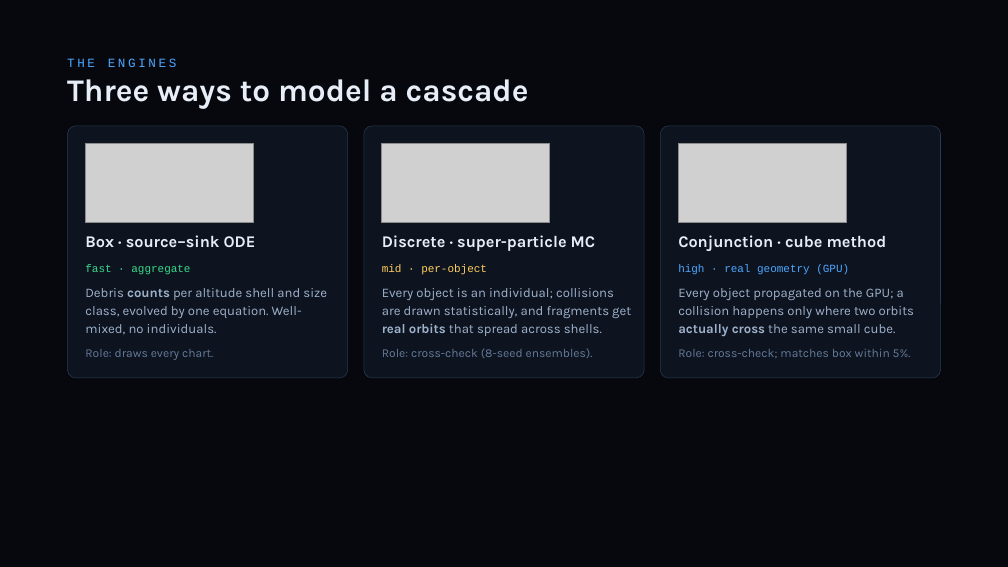
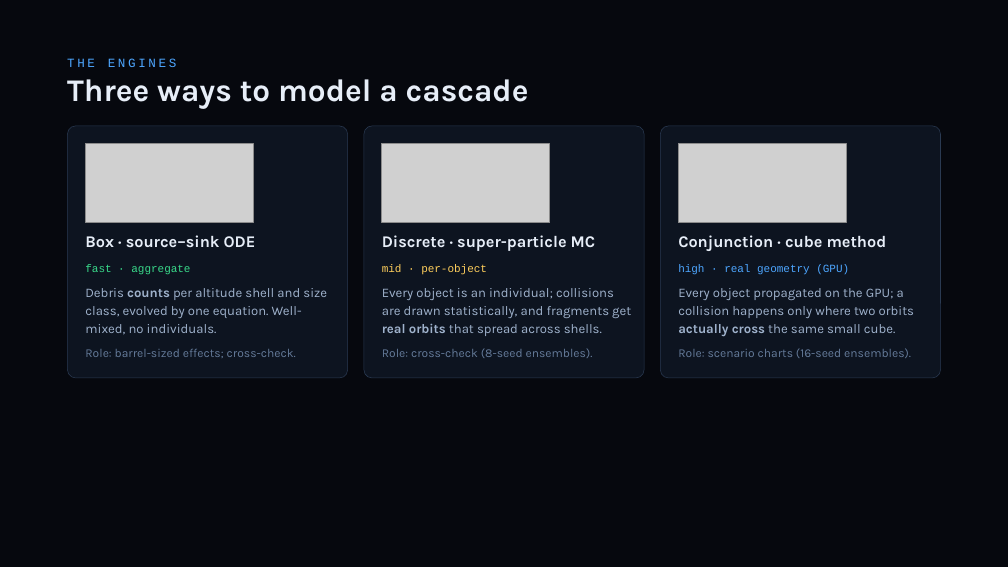
Before and after one commit to TimKadyrov/DebrisCascade, a slide deck: slide 7 of Barrel of Nails — Kessler Study.pptx. Drawn at 1008x567 pixels with LibreOffice and Linux fonts; fonts in the diff are those of the drawing; grey boxes stand for pictures. Boxes give left, top, right and bottom in pixels: in the first picture for what was removed or moved away, otherwise in the second. Text is boxed around its words. In the diff, an @@ line names an element or a change of style, - is before the commit and + after.

Commit message:
Deck on the cube engine; 2006 NASA benchmark panel
- Scenario numbers from 16-seed cube ensembles: nothing added x1.19,
  50/yr x2.6, 200/yr x18, 500/yr x59 (working satellites x4.6), operators
  quit ~yr 27 then x2.8, removal ~10/yr (~2 without explosions, ~60 with
  50/yr). Barrel-sized effects stay on the box model: ceiling +25%,
  90-230 barrels double the 1-10 cm field, ASAT ~22 barrels.
- Charts: seed-range bands/whiskers with the box model dashed; engine
  roles on the tool and engines slides.
- Limits slide: benchmark panel (LEGEND vs box vs cube, no old box) with
  the 2006 rerun at 16 seeds: cube 11.5 (5-17) vs LEGEND 10.8.
- SUMMARY and README rewritten for the cube headline and the benchmark.

```diff
--- a/Barrel of Nails — Kessler Study.pptx
+++ b/Barrel of Nails — Kessler Study.pptx
@@ text at [85,349,296,358]: text changed @@
-Role: draws every chart.
+Role: barrel-sized effects; cross-check.
@@ text at [678,348,911,358]: text changed @@
-Role: cross-check; matches box within 5%.
+Role: scenario charts (16-seed ensembles).
```
Also in this commit, not shown: 14 other slides changed, 15 other files.
